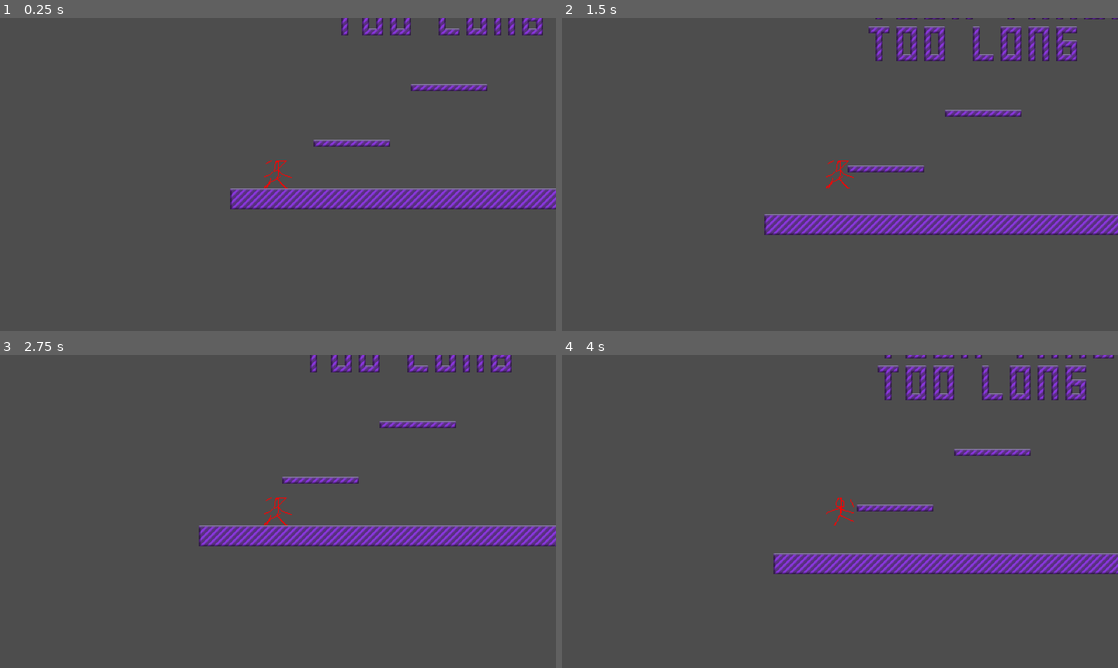
Above: before the commit, frames 1-4 (two rows, left to right).
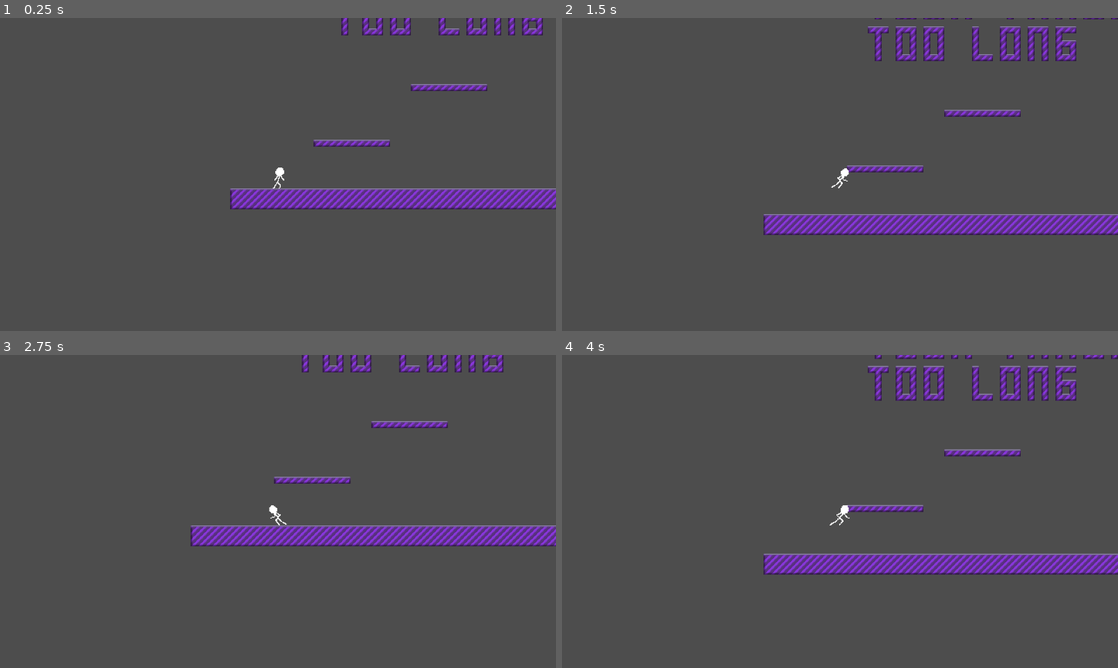
Above: after the commit, the same moments.

Repository: ncssm-mor-NyE9DoBlxs3M/platformer
Game: Godot game, scene res://Test.tscn
Same seed, same stepped clock (60 frames per second), same inputs: the game is played once before the commit and once after it.
Inputs:
- Up to frame 1 (0.25 s): no input
- Up to frame 2 (1.5 s): tap Enter at 0.5 s; hold Right (right) from 0.53 s (still down); tap Z (jump) at 0.77 s
- Up to frame 3 (2.75 s): tap Z (jump) at 1.52 s; release Right (right) at 2.03 s; hold Left (left) from 2.03 s (still down)
- Up to frame 4 (4 s): release Left (left) at 2.78 s; hold Right (right) from 2.78 s (still down); tap Z (jump) at 3.02, 3.77 s

The runs differ from the first frame. In frame 1, 0.1% of the frame differs, in the area x 47-53%, y 45-55%; in frame 2, 3.3%; in frame 3, 4.2%; in frame 4, 8.1%, in the area x 36-100%, y 0-71%.

Commit message:
feat: animations

Diff:
--- a/Player.tscn
+++ b/Player.tscn
@@ -1,34 +1,93 @@
-[gd_scene load_steps=12 format=3 uid="uid://d2la8or3pq5np"]
+[gd_scene load_steps=19 format=3 uid="uid://d2la8or3pq5np"]
 
 [ext_resource type="Script" uid="uid://bl4rrxrfbc8jx" path="res://player.gd" id="1_kpjcp"]
-[ext_resource type="Texture2D" uid="uid://4u1lpn3iaved" path="res://assets/placeholder_run.png" id="1_xhfnw"]
+[ext_resource type="Texture2D" uid="uid://ds2axpy5m3eme" path="res://assets/character.png" id="2_e80uo"]
 [ext_resource type="Texture2D" uid="uid://beu3rgdv660cn" path="res://assets/late_for_check.png" id="3_e80uo"]
 [ext_resource type="AudioStream" uid="uid://b60ug8s68ecjn" path="res://assets/youve_got_a_minor.wav" id="4_cxr5p"]
 
-[sub_resource type="AtlasTexture" id="AtlasTexture_kpjcp"]
-atlas = ExtResource("1_xhfnw")
+[sub_resource type="AtlasTexture" id="AtlasTexture_e80uo"]
+atlas = ExtResource("2_e80uo")
 region = Rect2(0, 0, 32, 32)
 
-[sub_resource type="AtlasTexture" id="AtlasTexture_kne1u"]
-atlas = ExtResource("1_xhfnw")
+[sub_resource type="AtlasTexture" id="AtlasTexture_cxr5p"]
+atlas = ExtResource("2_e80uo")
 region = Rect2(32, 0, 32, 32)
+
+[sub_resource type="AtlasTexture" id="AtlasTexture_tdg3f"]
+atlas = ExtResource("2_e80uo")
+region = Rect2(160, 0, 32, 32)
+
+[sub_resource type="AtlasTexture" id="AtlasTexture_dtqjt"]
+atlas = ExtResource("2_e80uo")
+region = Rect2(192, 0, 32, 32)
+
+[sub_resource type="AtlasTexture" id="AtlasTexture_5ncpa"]
+atlas = ExtResource("2_e80uo")
+region = Rect2(224, 0, 32, 32)
+
+[sub_resource type="AtlasTexture" id="AtlasTexture_wi0c6"]
+atlas = ExtResource("2_e80uo")
+region = Rect2(256, 0, 32, 32)
+
+[sub_resource type="AtlasTexture" id="AtlasTexture_hp6x6"]
+atlas = ExtResource("2_e80uo")
+region = Rect2(64, 0, 32, 32)
+
+[sub_resource type="AtlasTexture" id="AtlasTexture_3tkgg"]
+atlas = ExtResource("2_e80uo")
+region = Rect2(96, 0, 32, 32)
+
+[sub_resource type="AtlasTexture" id="AtlasTexture_l6ohk"]
+atlas = ExtResource("2_e80uo")
+region = Rect2(128, 0, 32, 32)
 
 [sub_resource type="SpriteFrames" id="SpriteFrames_e80uo"]
 animations = [{
 "frames": [{
 "duration": 1.0,
-"texture": SubResource("AtlasTexture_kpjcp")
+"texture": SubResource("AtlasTexture_e80uo")
 }, {
 "duration": 1.0,
-"texture": SubResource("AtlasTexture_kne1u")
+"texture": SubResource("AtlasTexture_cxr5p")
+}],
+"loop": true,
+"name": &"idle",
+"speed": 1.0
+}, {
+"frames": [{
+"duration": 1.0,
+"texture": SubResource("AtlasTexture_tdg3f")
+}, {
+"duration": 1.0,
+"texture": SubResource("AtlasTexture_dtqjt")
+}, {
+"duration": 1.0,
+"texture": SubResource("AtlasTexture_5ncpa")
+}, {
+"duration": 1.0,
+"texture": SubResource("AtlasTexture_wi0c6")
 }],
 "loop": true,
 "name": &"run",
 "speed": 1.0
+}, {
+"frames": [{
+"duration": 1.0,
+"texture": SubResource("AtlasTexture_hp6x6")
+}, {
+"duration": 1.0,
+"texture": SubResource("AtlasTexture_3tkgg")
+}, {
+"duration": 1.0,
+"texture": SubResource("AtlasTexture_l6ohk")
+}],
+"loop": true,
+"name": &"stop",
+"speed": 1.0
 }]
 
 [sub_resource type="RectangleShape2D" id="RectangleShape2D_kne1u"]
-size = Vector2(17, 32)
+size = Vector2(15, 23)
 
 [sub_resource type="Animation" id="Animation_cxr5p"]
 length = 0.001
@@ -97,12 +156,11 @@
 [node name="Sprite" type="AnimatedSprite2D" parent="."]
 position = Vector2(0, -16)
 sprite_frames = SubResource("SpriteFrames_e80uo")
-animation = &"run"
-autoplay = "run"
-frame_progress = 0.42478716
+animation = &"stop"
+autoplay = "idle"
 
 [node name="Collision" type="CollisionShape2D" parent="."]
-position = Vector2(0.5, -16)
+position = Vector2(0.5, -11.5)
 shape = SubResource("RectangleShape2D_kne1u")
 
 [node name="Camera" type="Camera2D" parent="."]
--- a/player.gd
+++ b/player.gd
@@ -33,7 +33,13 @@
 			velocity.x -= jump_strength*sign(velocity.x)
 	if velocity.length_squared() > speed_cap**2:
 		velocity = velocity.normalized()*speed_cap
-	$Sprite.speed_scale = (velocity.x/speed_cap)*max_run_anim_speed
+	if velocity.x != 0:
+		$Sprite.play("run" if sign(input)==sign(velocity.x) else "stop")
+		$Sprite.speed_scale = max(10,abs(velocity.x)/15.)
+		$Sprite.flip_h = sign(velocity.x)==-1
+	else:
+		$Sprite.play("idle")
+		$Sprite.speed_scale = 5
 	if position.y > 1000: # placeholder for death condition
 		position = Vector2.ZERO
 		velocity = Vector2.ZERO
Binary file added: assets/character.png
Not shown, added: assets/character.png.import
Not shown, added: assets/character.pxo
